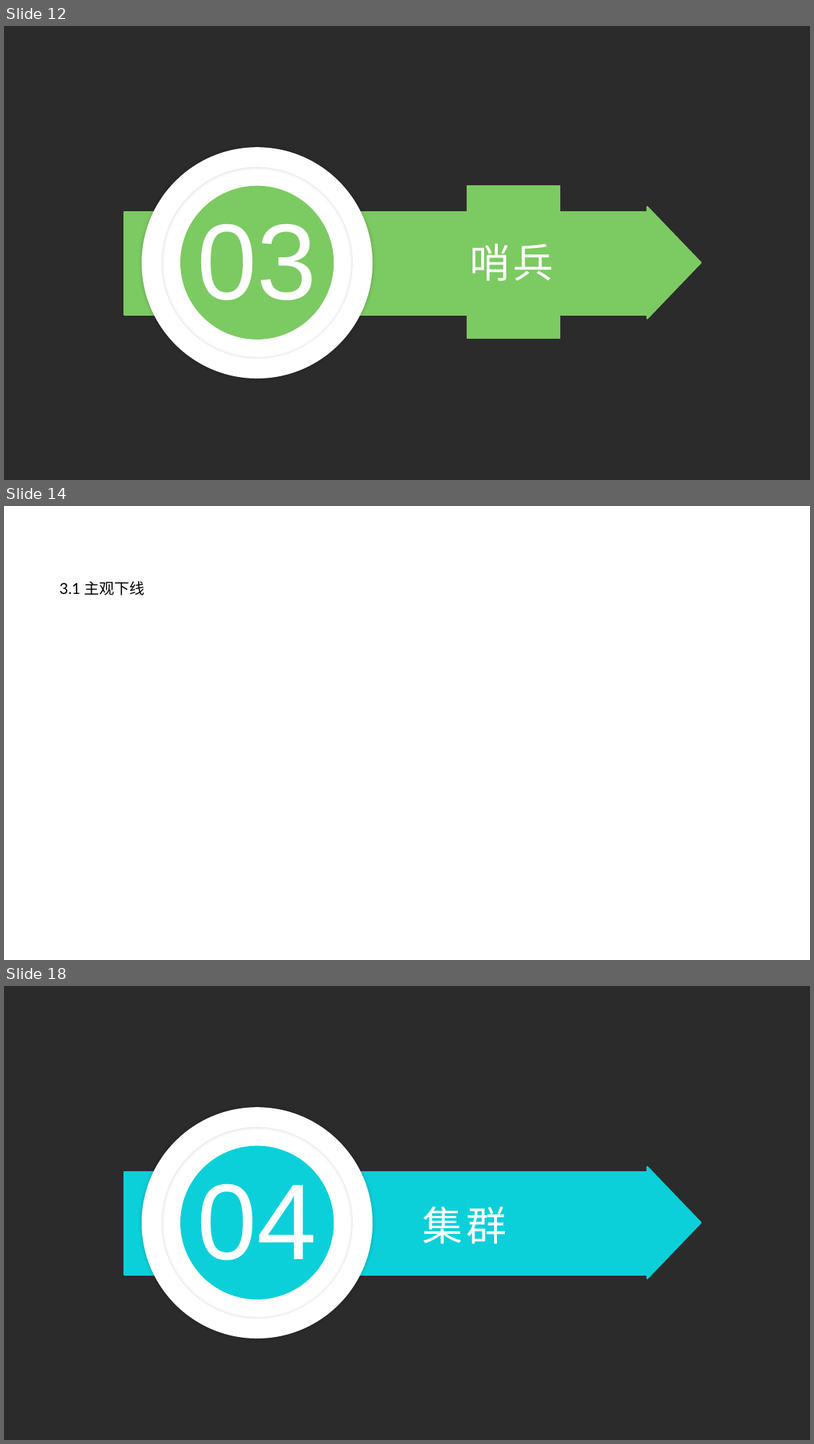
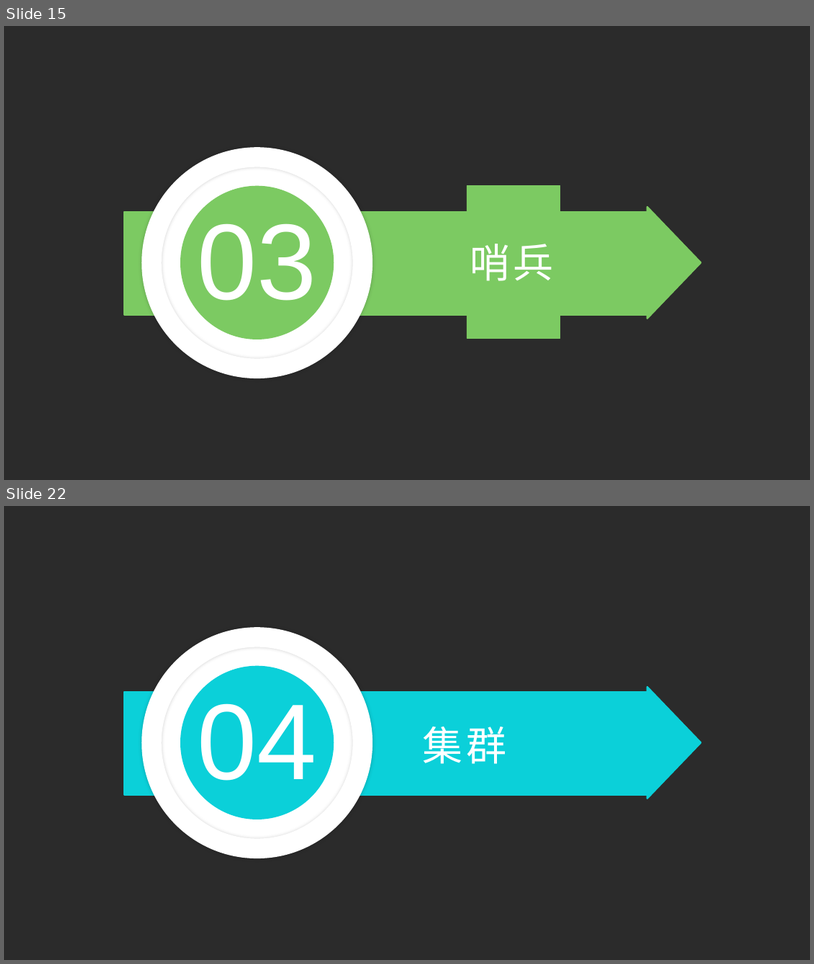
Before and after one commit to zhaozhiqiang8090/share-data, a slide deck: ppt/redis之多机数据库实现.pptx. Shown one above the other, each under a label of ours: slides 12, 14 and 18 before the commit, slides 15 and 22 after it; the slides between them are not shown. The pictures are 814x1444 and 814x964 pixels, drawn with LibreOffice and Linux fonts; fonts in the diff are those of the drawing; background and template pictures are left out; a plain dark background stands for a picture behind light text. Boxes give left, top, right and bottom in pixels: in the first picture for what was removed or moved away, otherwise in the second. Text is boxed around its words. In the diff, an @@ line names an element or a change of style, - is before the commit and + after.

```diff
--- a/ppt/redis之多机数据库实现.pptx
+++ b/ppt/redis之多机数据库实现.pptx
@@ slide 14 removed at (x1=4, y1=506, x2=810, y2=960), background picture (left out) @@
@@ text removed at (x1=59, y1=581, x2=145, y2=595) @@
-3.1 主观下线
@@ what was slide 12 is now slide 15 @@
@@ what was slide 18 is now slide 22 @@
```
Also in this commit, not shown: 10 slides changed, 12 slides added, 3 other slides removed, 4 other files.
